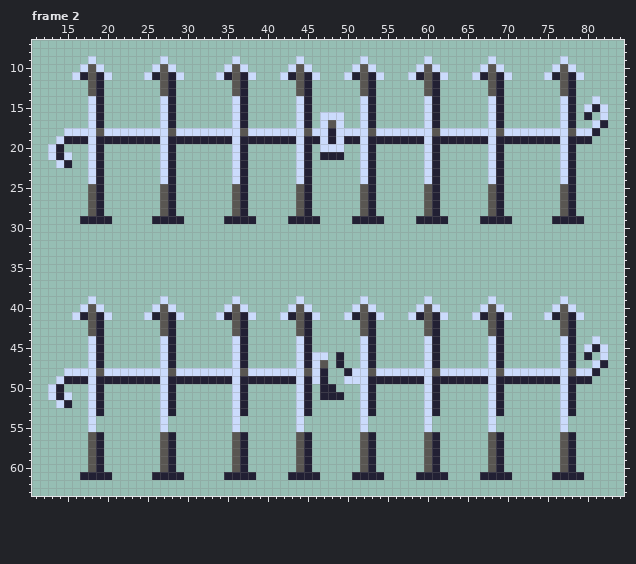
Two versions of one pixel-art file, assets/imgs/doorway-gate.ase. Above, as it was before the edit.
96x64 pixels, 4 frames. Shown: frame 2: x 11..84, y 7..63. The commit also changed other frames, which this record leaves out.
And afterwards:
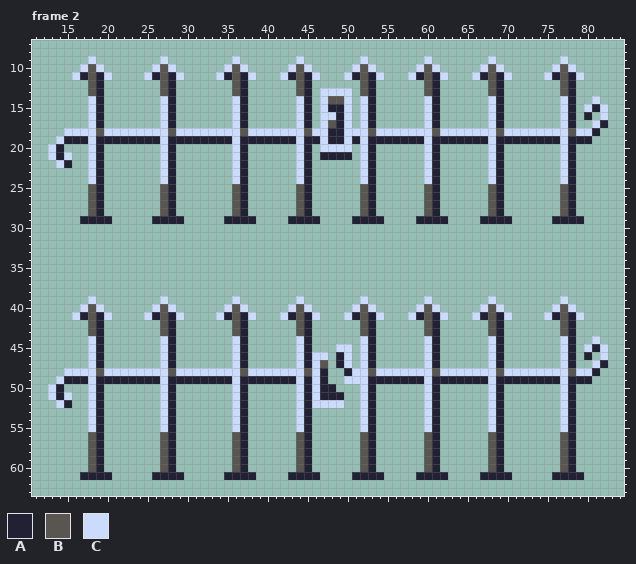
Palette (. is transparent): A #222034  B #595652  C #cbdbfc
What changed:
Frame 2, layer "Layer 2":
y 13: x 47..50 .... -> CCCC
y 14: x 47..50 .... -> CBBC
y 15: x 47..50 .... -> CAAC
y 16..17: x 49..50 C. -> AC
y 18: x 49 C -> A
y 19: x 49..50 CA -> AC
y 20: x 50 . -> C
y 21: x 50 . -> A
y 45: x 49..50 .. -> CC
y 46..47: x 50 . -> C
y 50..51: x 46 . -> C
y 52: x 46..49 .... -> CCCC
y 54..55: x 19 . -> A; x 28 . -> A; x 37 . -> A; x 45 . -> A; x 53 . -> A; x 61 . -> A; x 69 . -> A; x 78 . -> A
